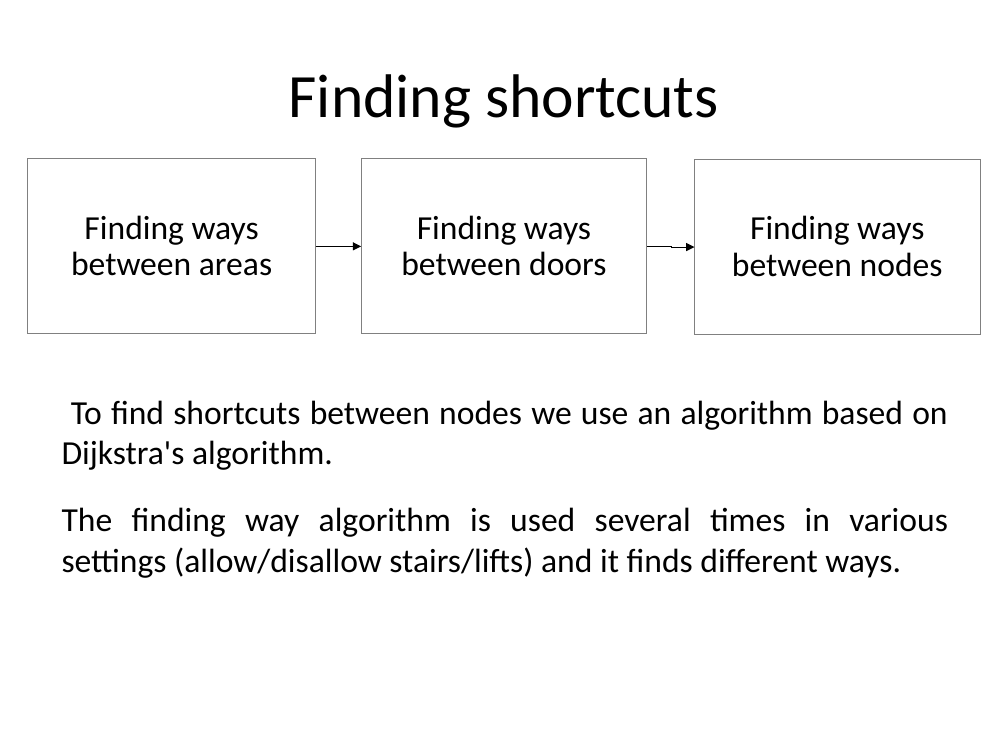
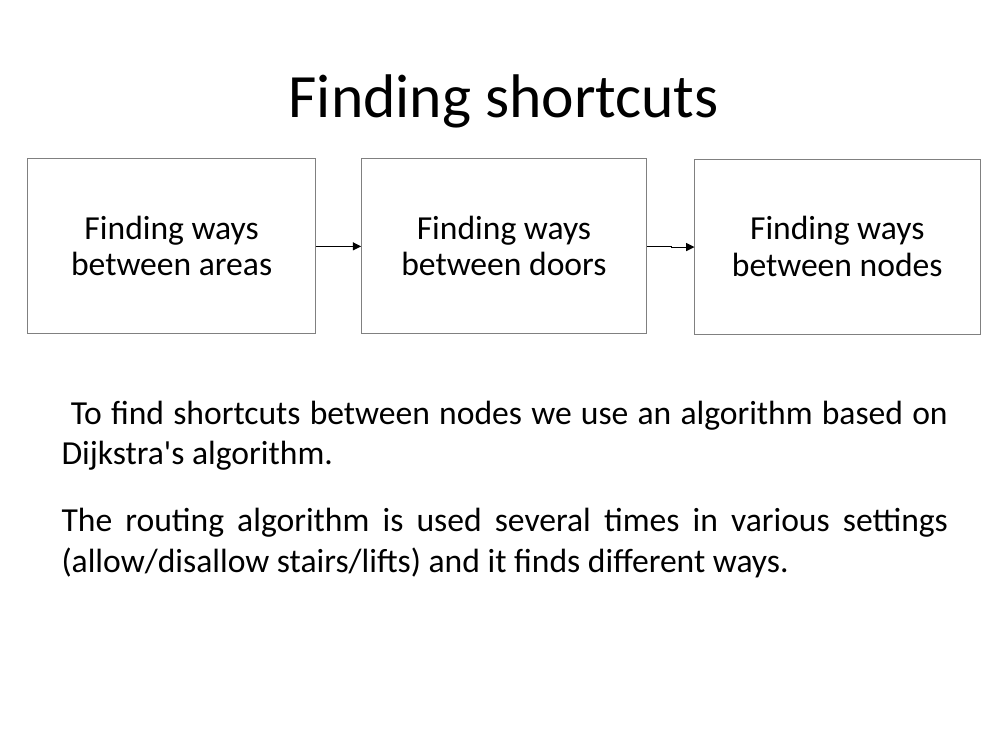
Before and after one commit to rominf/AriadnesThread, a slide deck: slide 11 of Docs/Presentation.odp. Drawn at 1008x756 pixels with LibreOffice and Linux fonts; fonts in the diff are those of the drawing. Boxes give left, top, right and bottom in pixels: in the first picture for what was removed or moved away, otherwise in the second. Text is boxed around its words. In the diff, an @@ line names an element or a change of style, - is before the commit and + after.

```diff
--- a/Docs/Presentation.odp
+++ b/Docs/Presentation.odp
@@ text at box(62, 507, 948, 578): text changed @@
-The finding way algorithm is used several times in various settings (allow/disallow stairs/lifts) and it finds different ways.
+The routing algorithm is used several times in various settings (allow/disallow stairs/lifts) and it finds different ways.
```
Also in this commit, not shown: 3 other slides changed, 1 other file.
